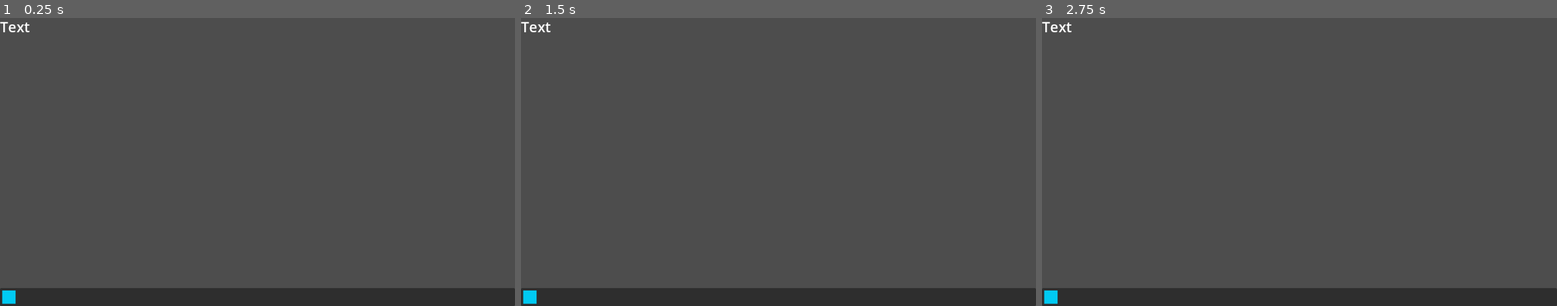
Above: before the commit, frames 1-3 (left to right).
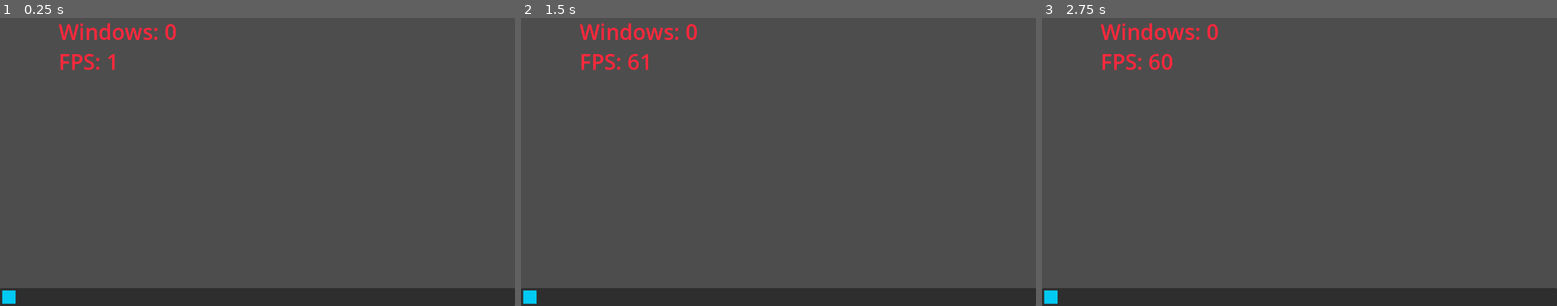
Above: after the commit, the same moments.

Repository: popcar2/GodotOS
Game: Godot game, scene res://Scenes/Main/MainScene.tscn
Same seed, same stepped clock (60 frames per second), same inputs: the game is played once before the commit and once after it.
Inputs (mouse positions are in pixels of both pictures, inside the frame that each line leads up to):
- Up to frame 1 (0.25 s): no input
- Up to frame 2 (1.5 s): tap Enter at 0.5 s; move the mouse to (891, 147) at 0.52 s; click (891, 147) at 0.67 s; drag from (675, 176) to (752, 219) at 1.27 s
- Up to frame 3 (2.75 s): tap Space at 2 s; move the mouse to (1351, 98) at 2.02 s; click (1351, 98) at 2.17 s

The runs differ from the first frame. In frame 1, 0.9% of the frame differs, in the area x 0-35%, y 1-19%; in frame 2, 0.9%; in frame 3, 1.0%.
Error in both runs: Attempt to call function 'spawn_window' in base 'null instance' on a null instance. (res://Scenes/Misc/Benchmark)

Commit message:
Finish window benchmark test

Diff:
--- a/Scenes/Misc/Benchmark Tester/benchmark_test.gd
+++ b/Scenes/Misc/Benchmark Tester/benchmark_test.gd
@@ -3,9 +3,10 @@
 var windows: int
 
 func _physics_process(_delta):
-	window_spawner()
+	if windows < 1500:
+		window_spawner()
+	$RichTextLabel.text = "Windows: %d\nFPS: %d" % [windows, Performance.get_monitor(Performance.TIME_FPS)]
 
 func window_spawner():
 	get_tree().get_first_node_in_group("folder").spawn_window()
 	windows += 1
-	$RichTextLabel.text = "Windows: %d\nFPS: %d" % [windows, Performance.get_monitor(Performance.TIME_FPS)]
--- a/Scenes/Misc/Benchmark Tester/benchmark_test.tscn
+++ b/Scenes/Misc/Benchmark Tester/benchmark_test.tscn
@@ -6,7 +6,9 @@
 script = ExtResource("1_vxxfi")
 
 [node name="RichTextLabel" type="RichTextLabel" parent="."]
-offset_right = 512.0
+modulate = Color(1, 0.156863, 0.235294, 1)
+offset_left = 131.0
+offset_right = 643.0
 offset_bottom = 171.0
-theme_override_font_sizes/normal_font_size = 32
+theme_override_font_sizes/normal_font_size = 48
 text = "Text"
Not shown, added: export_presets.cfg
